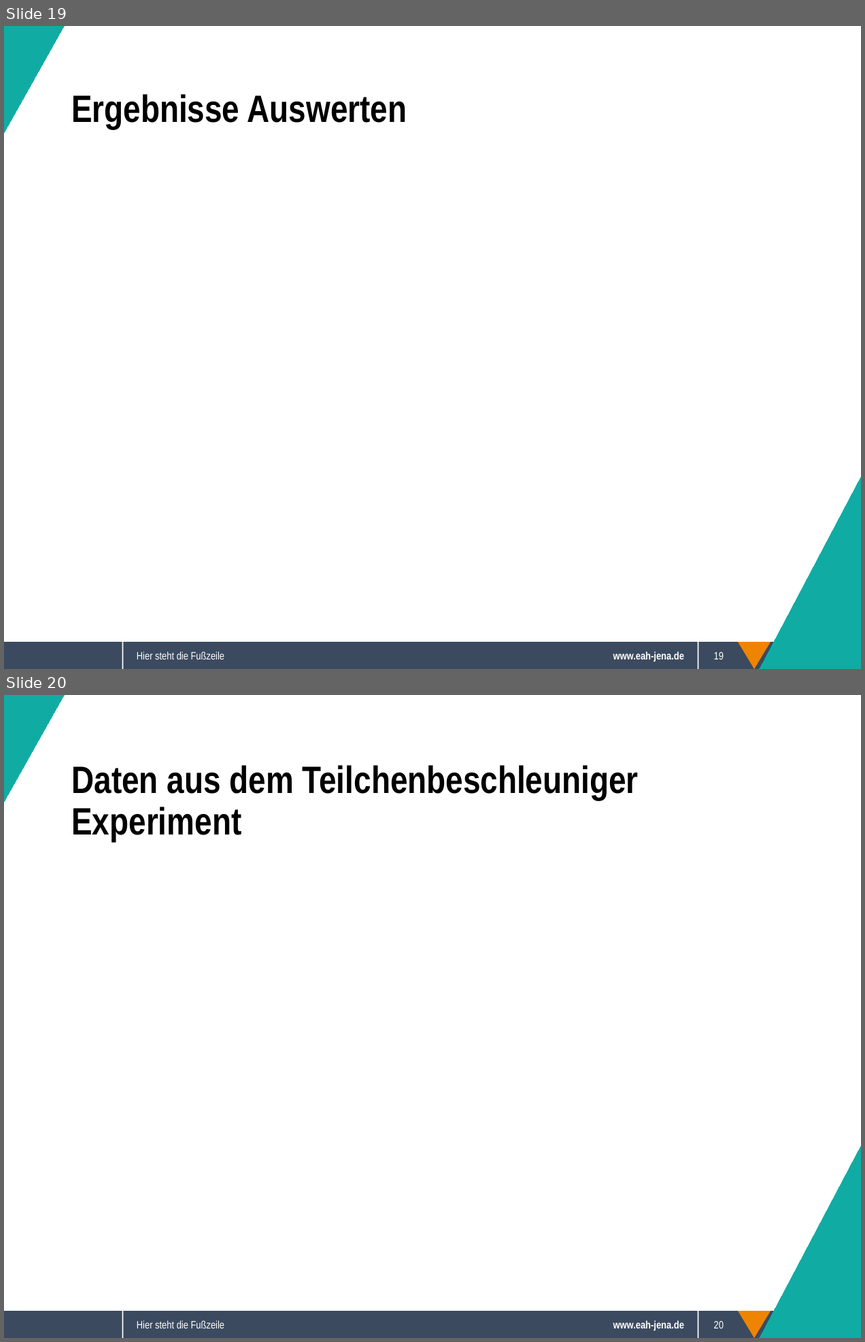
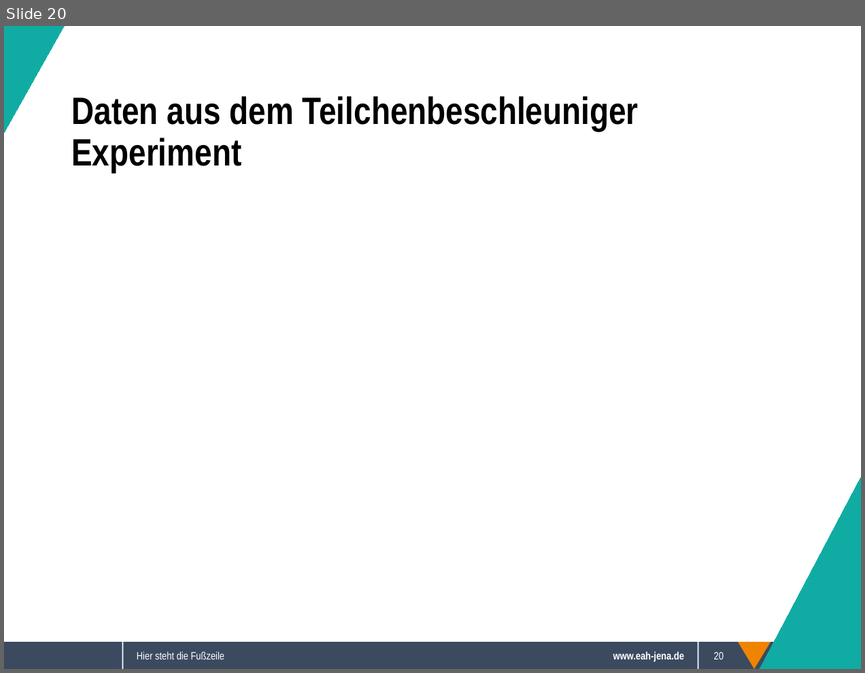
Before and after one commit to Sappy5053/Komplexpraktikum, a slide deck: Präsentation.odp. Shown one above the other, each under a label of ours: slides 19 and 20 before the commit, slide 20 after it. The pictures are 865x1342 and 865x673 pixels, drawn with LibreOffice and Linux fonts; fonts in the diff are those of the drawing; background and template pictures are left out. Boxes give left, top, right and bottom in pixels: in the first picture for what was removed or moved away, otherwise in the second. Text is boxed around its words. In the diff, an @@ line names an element or a change of style, - is before the commit and + after.

```diff
--- a/Präsentation.odp
+++ b/Präsentation.odp
@@ slide 19 removed at (4,26,861,669), background #FFFFFF; not listed: 5 template elements that a slide beside it also shows @@
@@ right triangle removed at (4,26,64,133) @@
@@ title removed at (71,94,407,129) @@
-Ergebnisse Auswerten
@@ right triangle removed at (759,478,861,669) @@
@@ text removed at (137,651,225,659) @@
-Hier steht die Fußzeile
@@ page number removed at (714,652,723,659) @@
-19
```
Also in this commit, not shown: 5 slides changed, 2 slides added, 1 other slide removed, 2 other files.
